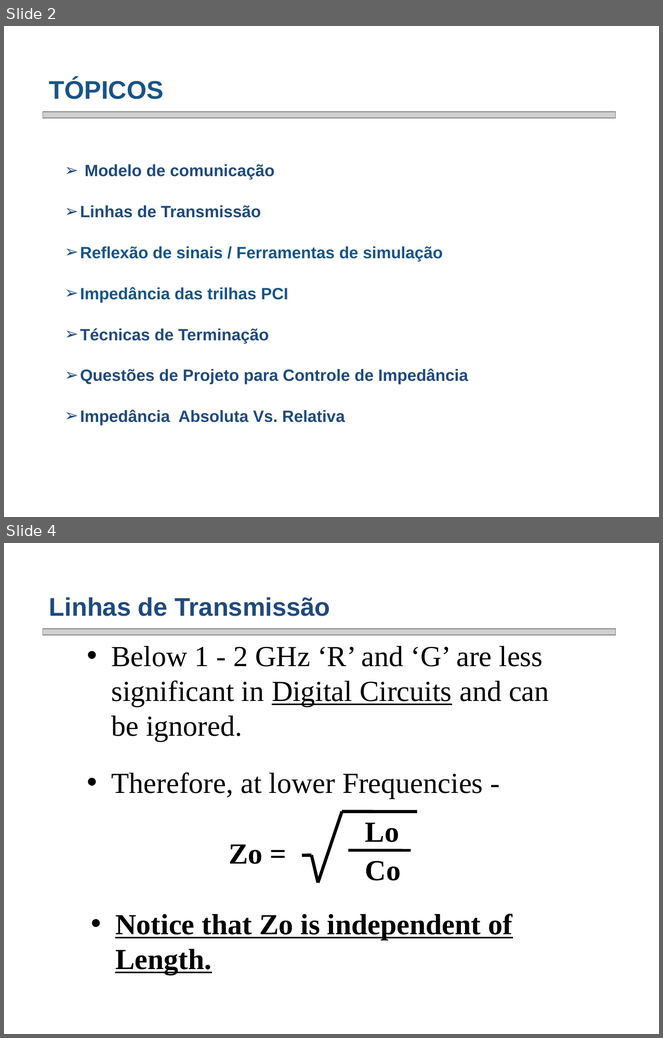
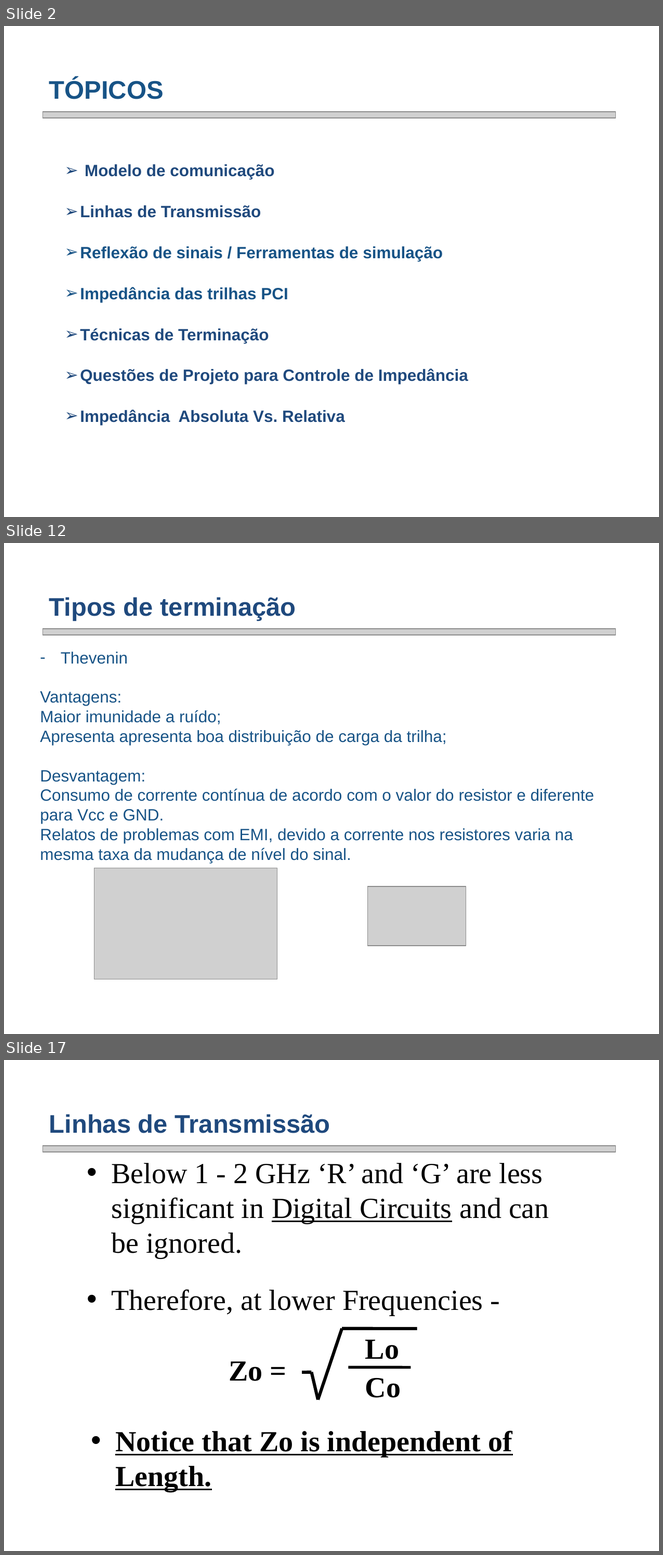
Before and after one commit to smarley2/PSE, a slide deck: Apresentação PSE/Transmission Lines PCB signal Integrity-draft.pptx. Shown one above the other, each under a label of ours: slides 2 and 4 before the commit, slides 2, 12 and 17 after it; the slides between them are not shown. The pictures are 663x1038 and 663x1555 pixels, drawn with LibreOffice and Linux fonts; fonts in the diff are those of the drawing; grey boxes stand for pictures; background and template pictures are left out. Boxes give left, top, right and bottom in pixels: in the first picture for what was removed or moved away, otherwise in the second. Text is boxed around its words. In the diff, an @@ line names an element or a change of style, - is before the commit and + after.

Commit message:
Atualizado apresentação. adicionado programa para simular a linha de transmissão.

```diff
--- a/Apresentação PSE/Transmission Lines PCB signal Integrity-draft.pptx
+++ b/Apresentação PSE/Transmission Lines PCB signal Integrity-draft.pptx
@@ slide 12 added at (4,543,659,1034), background picture (left out) @@
@@ text added at (49,597,296,621), 28 pt, text #1F497D, bold @@
+Tipos de terminação
@@ picture added at (42,629,616,636) @@
@@ text added at (40,652,595,863), 18 pt, text #175386 @@
+  – Thevenin
+  Vantagens:
+  Maior imunidade a ruído;
+  Apresenta apresenta boa distribuição de carga da trilha;
+  Desvantagem:
+  Consumo de corrente contínua de acordo com o valor do resistor e diferente para Vcc e GND.
+  Relatos de problemas com EMI, devido a corrente nos resistores varia na mesma taxa da mudança de nível do sinal.
@@ picture added at (94,869,277,980) @@
@@ picture added at (367,887,466,947) @@
@@ what was slide 4 is now slide 17 @@
```
Also in this commit, not shown: 13 other slides added, 1 slide removed, 1 other file.
